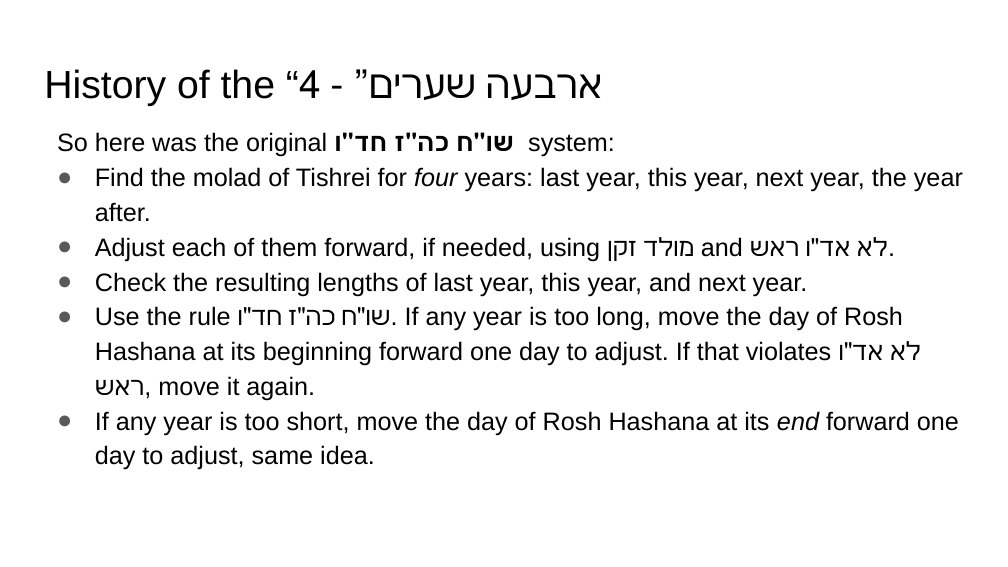
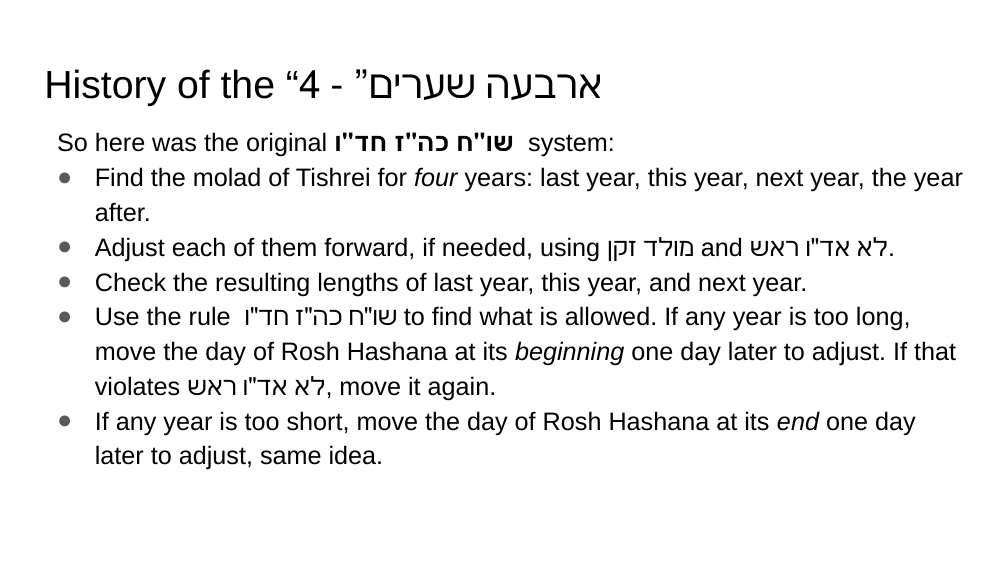
Before and after one commit to MichoelR/Keviyus, a slide deck: slide 8 of FourGates/FourGates.pptx. Drawn at 1008x567 pixels with LibreOffice and Linux fonts; fonts in the diff are those of the drawing. Boxes give left, top, right and bottom in pixels: in the first picture for what was removed or moved away, otherwise in the second. Text is boxed around its words. In the diff, an @@ line names an element or a change of style, - is before the commit and + after.

```diff
--- a/FourGates/FourGates.pptx
+++ b/FourGates/FourGates.pptx
@@ text at [95,306,956,470]: text changed @@
-● Use the rule שו"ח כה"ז חד"ו. If any year is too long, move the day of Rosh Hashana at its beginning forward one day to adjust. If that violates לא אד"ו ראש, move it again.
-● If any year is too short, move the day of Rosh Hashana at its end forward one day to adjust, same idea.
+● Use the rule שו"ח כה"ז חד"ו to find what is allowed. If any year is too long, move the day of Rosh Hashana at its beginning one day later to adjust. If that violates לא אד"ו ראש, move it again.
+● If any year is too short, move the day of Rosh Hashana at its end one day later to adjust, same idea.
```
Also in this commit, not shown: 4 other slides changed, 1 slide added.
